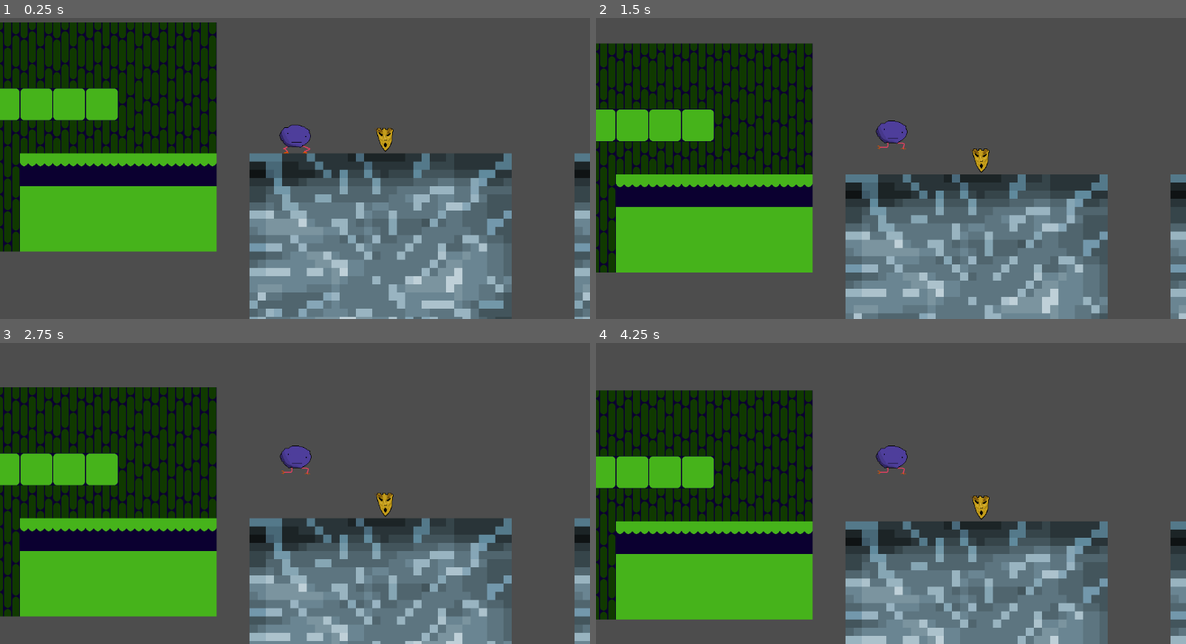
Above: before the commit, frames 1-4 (two rows, left to right).
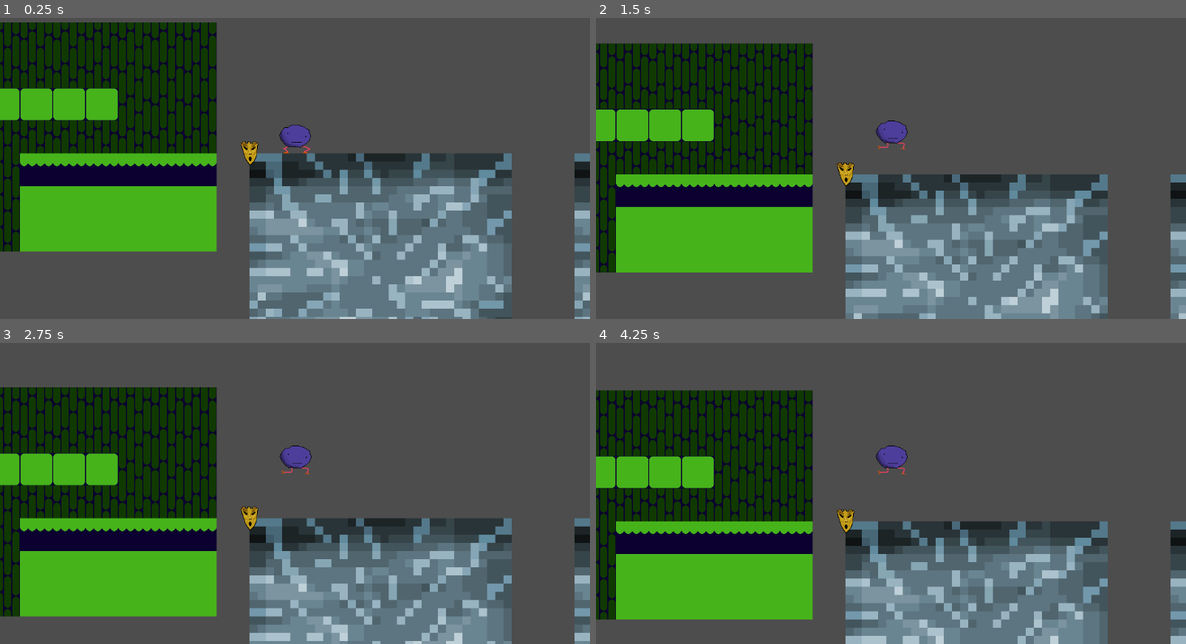
Above: after the commit, the same moments.

Repository: 6dam/ggj2026
Game: Godot game, scene res://Scenes/main.tscn
Two runs of this game, one before a commit and one after it. Both use one fixed random seed, a clock stepped at 60 frames per second and the inputs below.
Inputs:
- Up to frame 1 (0.25 s): no input
- Up to frame 2 (1.5 s): tap Enter at 0.5 s; hold Up (jump) 0.53-1.28 s; hold O (mask_right) from 0.53 s (still down); tap Up (jump) at 1.35 s
- Up to frame 3 (2.75 s): tap Up (jump) at 1.52, 1.82 s; release O (mask_right) at 2.03 s; hold X (mask_left) from 2.03 s (still down); hold Up (jump) from 2.03 s (still down)
- Up to frame 4 (4.25 s): release X (mask_left) at 2.78 s; release Up (jump) at 2.78 s; hold O (mask_right) from 2.78 s (still down); tap Up (jump) at 2.85, 3.02, 3.32 s; hold Up (jump) from 3.53 s (still down)

The runs differ from the first frame. In frame 1, 0.3% of the frame differs, in the area x 40-67%, y 36-50%; in frame 2, 0.3%, in the area x 40-67%, y 43-56%; in frame 3, 0.3%; in frame 4, 0.3%.

Commit message:
Update level_2.tscn

Diff:
--- a/ggj-2026/Scenes/level_2.tscn
+++ b/ggj-2026/Scenes/level_2.tscn
@@ -1,9 +1,9 @@
-[gd_scene format=4 uid="uid://cv5stgpi1iytg"]
+[gd_scene format=4 uid="uid://v53e41rg2r73"]
 
 [ext_resource type="PackedScene" uid="uid://chbb8elixtrlj" path="res://Scenes/player_scene.tscn" id="1_v3rpw"]
-[ext_resource type="PackedScene" uid="uid://mxyhyqbwsr76" path="res://Scenes/mask.tscn" id="2_12fag"]
-[ext_resource type="Texture2D" uid="uid://sivfh0d2thih" path="res://Art/HighJumpMask.png" id="3_1q6tm"]
 [ext_resource type="PackedScene" uid="uid://vujb1ae7wu24" path="res://Scenes/wall_cube.tscn" id="4_1q6tm"]
+[ext_resource type="PackedScene" path="res://Scenes/mask.tscn" id="4_v36qu"]
+[ext_resource type="Texture2D" uid="uid://sivfh0d2thih" path="res://Art/HighJumpMask.png" id="5_cggpd"]
 [ext_resource type="PackedScene" uid="uid://ugqxpghr70wf" path="res://Scenes/tileMapLayerTemplate.tscn" id="5_v36qu"]
 
 [sub_resource type="RectangleShape2D" id="RectangleShape2D_v36qu"]
@@ -16,11 +16,6 @@
 
 [node name="playerScene" parent="." unique_id=1882959398 instance=ExtResource("1_v3rpw")]
 position = Vector2(89, 0)
-
-[node name="Mask" parent="." unique_id=2009403124 instance=ExtResource("2_12fag")]
-position = Vector2(264, -27)
-maskName = "highjump"
-sprite = ExtResource("3_1q6tm")
 
 [node name="wallCube" parent="." unique_id=1598988486 instance=ExtResource("4_1q6tm")]
 position = Vector2(256, 256)
@@ -54,3 +49,7 @@
 [node name="CollisionShape2D2" type="CollisionShape2D" parent="StaticBody2D" unique_id=1036847215]
 position = Vector2(-384, -96)
 shape = SubResource("RectangleShape2D_cggpd")
+
+[node name="Mask" parent="." unique_id=2009403124 instance=ExtResource("4_v36qu")]
+maskName = "highjump"
+sprite = ExtResource("5_cggpd")
